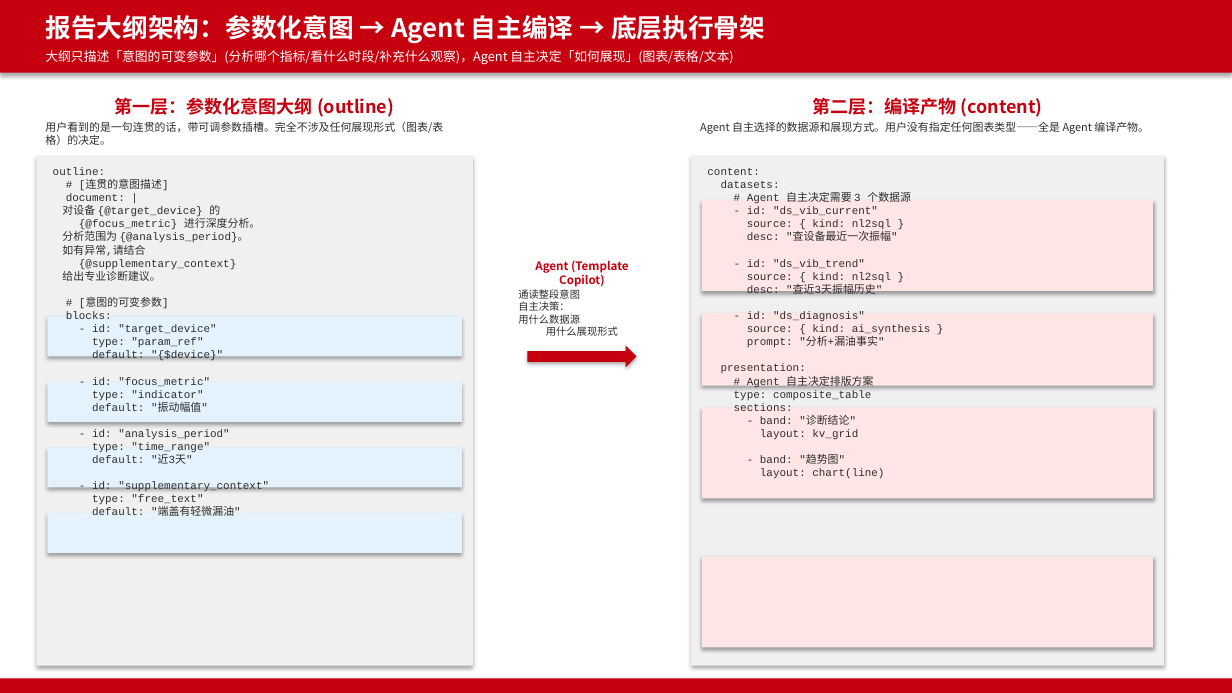
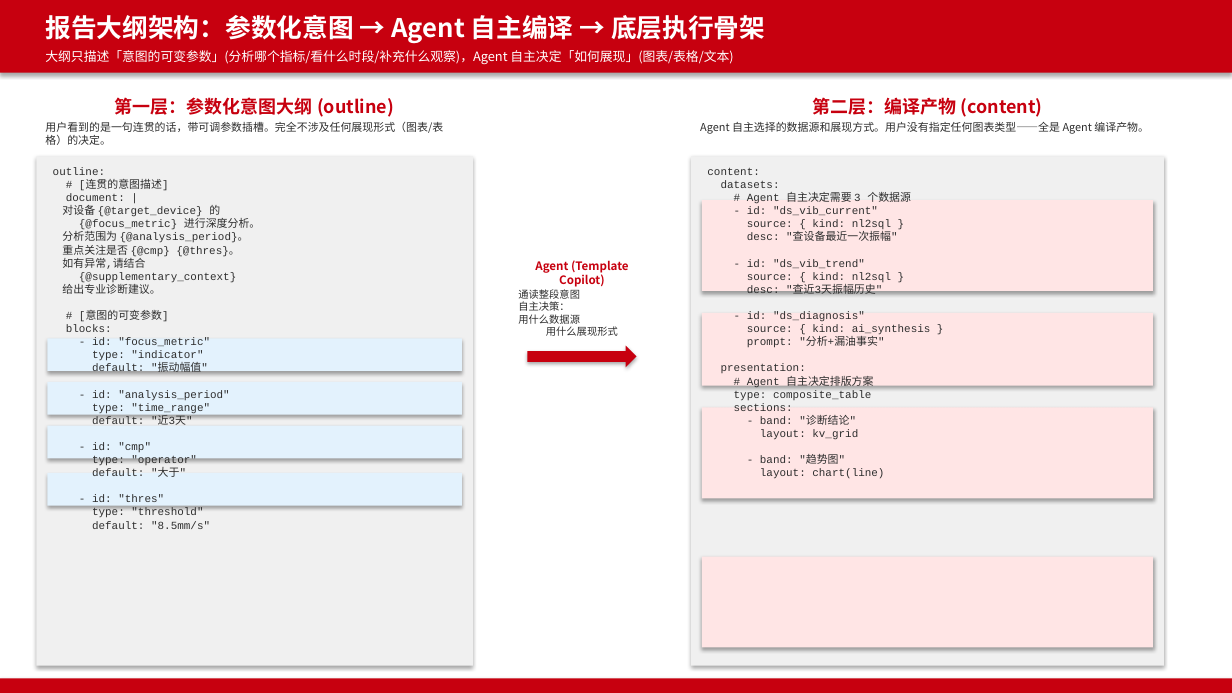
Before and after one commit to shel447/report-template-design, a slide deck: slide 1 of output/outline_compiler.pptx. Drawn at 1232x693 pixels with LibreOffice and Linux fonts; fonts in the diff are those of the drawing. Boxes give left, top, right and bottom in pixels: in the first picture for what was removed or moved away, otherwise in the second. Text is boxed around its words. In the diff, an @@ line names an element or a change of style, - is before the commit and + after.

Commit message:
feat: expand OutlineBlock parameter types (threshold, operator, enum_select, number, boolean) and update examples/PPT to sync

```diff
--- a/output/outline_compiler.pptx
+++ b/output/outline_compiler.pptx
@@ text at box(53, 167, 260, 529): text changed @@
-outline:
-# [连贯的意图描述]
-document: |
-对设备 {@target_device} 的
-{@focus_metric} 进行深度分析。
-分析范围为 {@analysis_period}。
-如有异常,请结合
-{@supplementary_context}
-给出专业诊断建议。
-# [意图的可变参数]
-blocks:
-- id: "target_device"
-type: "param_ref"
-default: "{$device}"
-- id: "focus_metric"
-type: "indicator"
-default: "振动幅值"
-- id: "analysis_period"
-type: "time_range"
-default: "近3天"
-- id: "supplementary_context"
-type: "free_text"
-default: "端盖有轻微漏油"
+outline:
+# [连贯的意图描述]
+document: |
+对设备 {@target_device} 的
+{@focus_metric} 进行深度分析。
+分析范围为 {@analysis_period}。
+重点关注是否 {@cmp} {@thres}。
+如有异常,请结合
+{@supplementary_context}
+给出专业诊断建议。
+# [意图的可变参数]
+blocks:
+- id: "focus_metric"
+type: "indicator"
+default: "振动幅值"
+- id: "analysis_period"
+type: "time_range"
+default: "近3天"
+- id: "cmp"
+type: "operator"
+default: "大于"
+- id: "thres"
+type: "threshold"
+default: "8.5mm/s"
@@ rectangle: place and size @@
-rectangle at box(47, 317, 462, 357)
+rectangle at box(47, 338, 462, 371)
@@ rectangle: place and size @@
-rectangle at box(47, 382, 462, 421)
+rectangle at box(47, 382, 462, 414)
@@ rectangle: place and size @@
-rectangle at box(47, 447, 462, 487)
+rectangle at box(47, 426, 462, 458)
@@ rectangle: place and size @@
-rectangle at box(47, 513, 462, 553)
+rectangle at box(47, 473, 462, 506)
```
Also in this commit, not shown: 5 other files.
